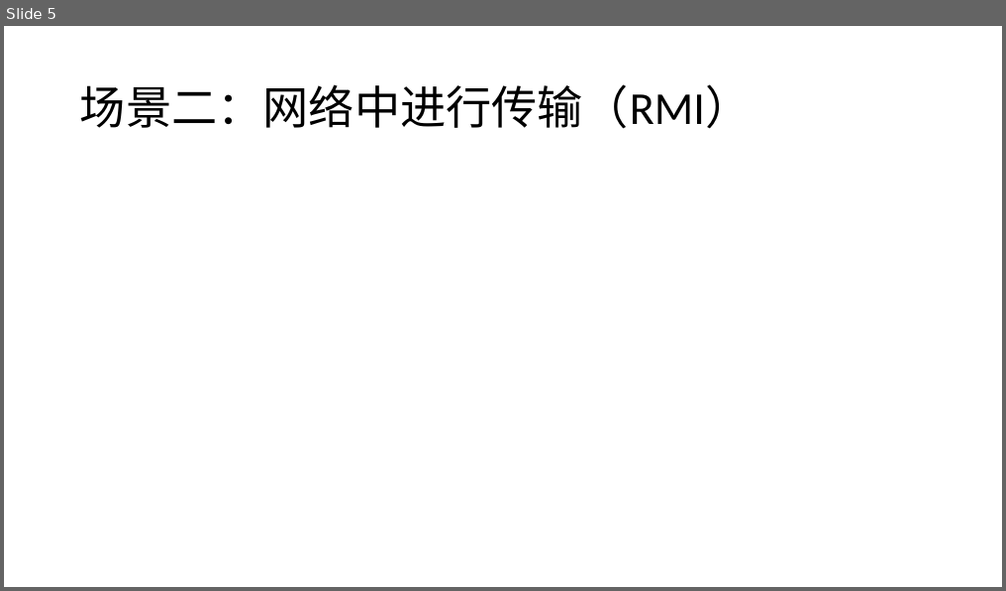
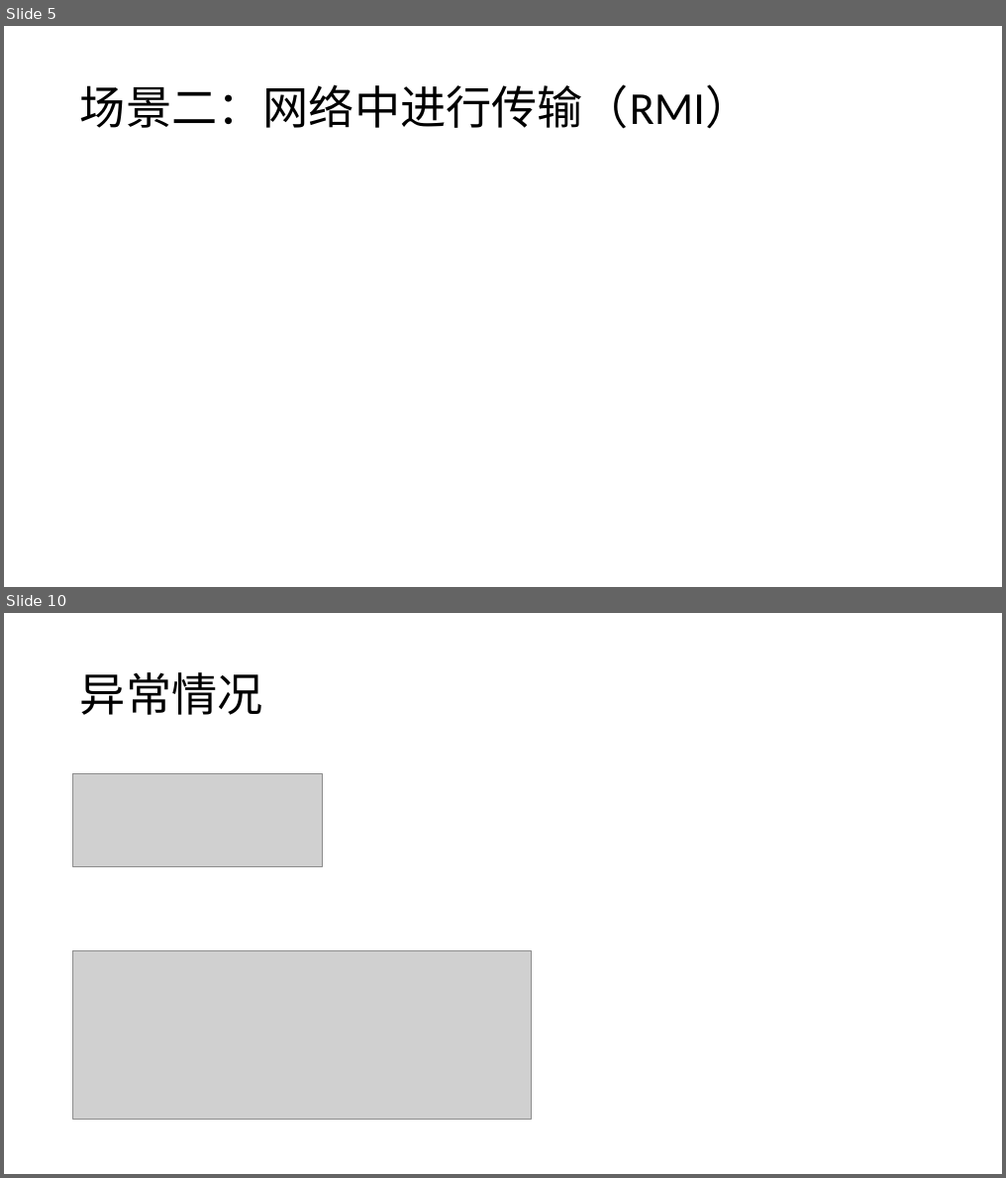
Before and after one commit to lanlanlanlanlanchengzhu/IdeaProjectsGit, a slide deck: doc/Java序列化 .pptx. Shown one above the other, each under a label of ours: slide 5 before the commit, slides 5 and 10 after it; the slides between them are not shown. The pictures are 1006x591 and 1006x1178 pixels, drawn with LibreOffice and Linux fonts; fonts in the diff are those of the drawing; grey boxes stand for pictures. Boxes give left, top, right and bottom in pixels: in the first picture for what was removed or moved away, otherwise in the second. Text is boxed around its words. In the diff, an @@ line names an element or a change of style, - is before the commit and + after.

```diff
--- a/doc/Java序列化 .pptx
+++ b/doc/Java序列化 .pptx
@@ slide 10 added at (4, 613, 1002, 1174), background #FFFFFF @@
@@ title added at (80, 672, 263, 715), 44 pt, text #000000 @@
+异常情况
@@ picture added at (73, 774, 322, 866) @@
@@ picture added at (73, 952, 532, 1119) @@
```
Also in this commit, not shown: 1 slide changed, 3 other slides added, 7 other files.
